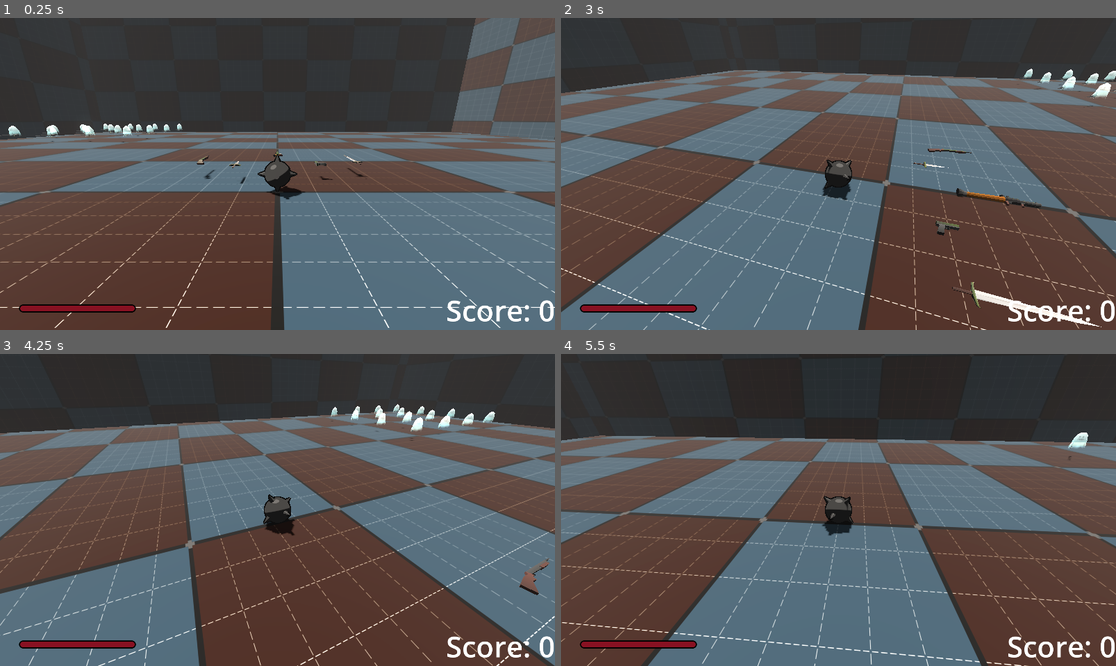
Above: before the commit, frames 1-4 (two rows, left to right).
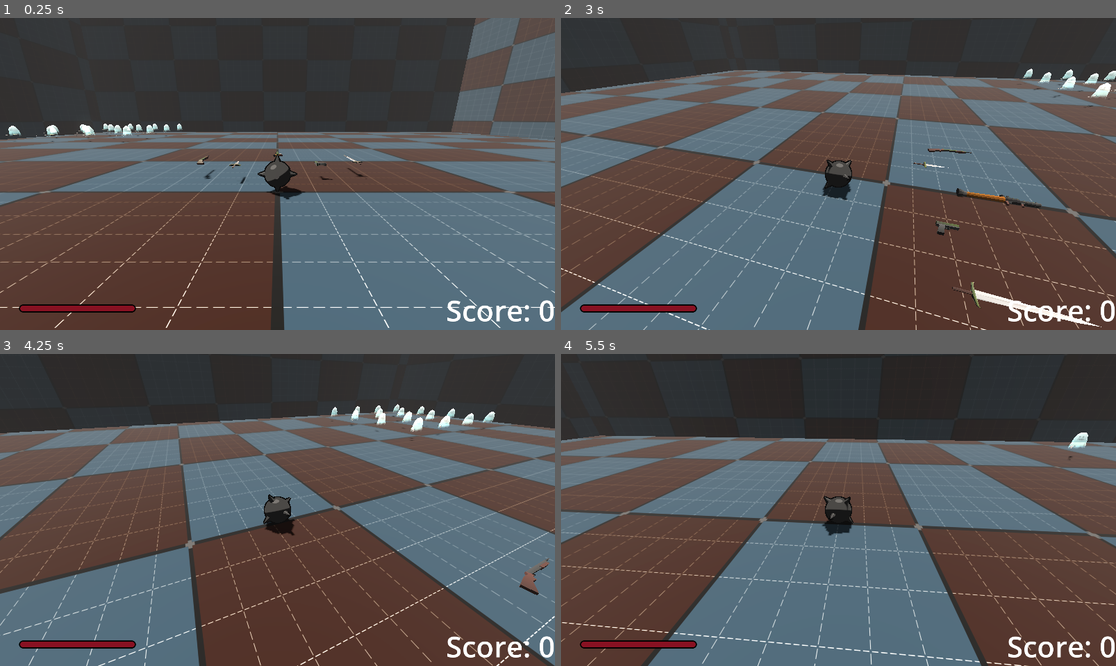
Above: after the commit, the same moments.

Repository: erikringwalters/pirate-jam-16-prototype
Game: Godot game, scene res://scenes/main.tscn
Two runs of this game, one before a commit and one after it. Both use one fixed random seed, a clock stepped at 60 frames per second and the inputs below.
Inputs (mouse positions are in pixels of both pictures, inside the frame that each line leads up to):
- Up to frame 1 (0.25 s): no input
- Up to frame 2 (3 s): tap Enter (restart) every 0.75 s from 0.5 to 2.75 s; move the mouse to (960, 158) at 0.52 s; press the mouse at (960, 158) at 0.53 s; hold D (move_right) 0.53-1.28 s; move the mouse to (810, 174) at 1.27 s; release the mouse at (810, 174) at 1.28 s; hold W (move_up) from 1.28 s (still down); click (810, 174) at 1.35 s; move the mouse to (849, 167) at 2.02 s; press the mouse at (849, 167) at 2.03 s; move the mouse to (832, 180) at 2.77 s; release the mouse at (832, 180) at 2.78 s; click (832, 180) at 2.85 s
- Up to frame 3 (4.25 s): keep holding W (move_up); tap Enter (restart) at 3.5 s; move the mouse to (316, 513) at 3.52 s; press the mouse at (316, 513) at 3.53 s
- Up to frame 4 (5.5 s): keep holding W (move_up); tap Enter (restart) at 4.25 s; move the mouse to (794, 506) at 4.27 s; release the mouse at (794, 506) at 4.28 s; click (794, 506) at 4.35 s; move the mouse to (844, 510) at 5.02 s; press the mouse at (844, 510) at 5.03 s

The runs differ from the first frame. In frame 1, less than 0.1% of the frame differs, in the area x 0-33%, y 35-40%; in frame 2, less than 0.1%; in frame 3, less than 0.1%; in frame 4, less than 0.1%.

Commit message:
player damage indicator

Diff:
--- a/scenes/level/level.tscn
+++ b/scenes/level/level.tscn
@@ -33,6 +33,11 @@
 
 [node name="Player" parent="." instance=ExtResource("5_x4oov")]
 transform = Transform3D(1, 0, 0, 0, 1, 0, 0, 0, 1, 0, 1, 0)
+camera_mouse_sensitivity = 0.25
+camera_stick_sensitivity = 0.5
+camera_stick_mult = 10.0
+move_speed = 16.0
+acceleration = 50.0
 
 [node name="Spawner" type="Node3D" parent="."]
 script = ExtResource("6_ivku7")
--- a/scenes/player/player.tscn
+++ b/scenes/player/player.tscn
@@ -27,11 +27,6 @@
 physics_material_override = ExtResource("1_qhqgy")
 center_of_mass_mode = 1
 script = ExtResource("1_g2els")
-camera_mouse_sensitivity = null
-camera_stick_sensitivity = null
-camera_stick_mult = null
-move_speed = null
-acceleration = null
 
 [node name="RBCollision" type="CollisionShape3D" parent="."]
 shape = SubResource("SphereShape3D_1bvp3")
--- a/scenes/ui/ui.tscn
+++ b/scenes/ui/ui.tscn
@@ -1,8 +1,18 @@
-[gd_scene load_steps=4 format=3 uid="uid://cm2m4cps6lnq"]
+[gd_scene load_steps=6 format=3 uid="uid://cm2m4cps6lnq"]
 
 [ext_resource type="Script" uid="uid://0mpka6bilbyr" path="res://scripts/ui.gd" id="1_u7n8c"]
 [ext_resource type="Texture2D" uid="uid://dxgqlnsjs360h" path="res://assets/vectors/health_bar_empty.svg" id="2_aac20"]
 [ext_resource type="Texture2D" uid="uid://be24yniigfesd" path="res://assets/vectors/health_bar_full.svg" id="3_g5kmx"]
+
+[sub_resource type="Gradient" id="Gradient_aac20"]
+offsets = PackedFloat32Array(0.236264, 1)
+colors = PackedColorArray(0, 0, 0, 0, 0.533333, 0.0666667, 0.133333, 0)
+
+[sub_resource type="GradientTexture2D" id="GradientTexture2D_g5kmx"]
+gradient = SubResource("Gradient_aac20")
+fill = 1
+fill_from = Vector2(0.5, 0.5)
+fill_to = Vector2(1, 1)
 
 [node name="UI" type="Control"]
 process_mode = 3
@@ -31,6 +41,15 @@
 max_value = 1000.0
 texture_under = ExtResource("2_aac20")
 texture_progress = ExtResource("3_g5kmx")
+
+[node name="DamageIndicator" type="TextureRect" parent="."]
+layout_mode = 1
+anchors_preset = 15
+anchor_right = 1.0
+anchor_bottom = 1.0
+grow_horizontal = 2
+grow_vertical = 2
+texture = SubResource("GradientTexture2D_g5kmx")
 
 [node name="BlackScreen" type="ColorRect" parent="."]
 layout_mode = 1
--- a/scenes/weapons/rocket.tscn
+++ b/scenes/weapons/rocket.tscn
@@ -35,3 +35,5 @@
 
 [node name="Anchor" type="Marker3D" parent="."]
 transform = Transform3D(1, 0, 0, 0, -4.37114e-08, -1, 0, 1, -4.37114e-08, 0, -1.2, 5.24537e-08)
+
+[node name="CollisionShape3D" type="CollisionShape3D" parent="."]
--- a/scenes/weapons/sword.tscn
+++ b/scenes/weapons/sword.tscn
@@ -21,7 +21,7 @@
 size = Vector3(0.185, 2.285, 0.08)
 
 [node name="Sword_PickupItem" type="RigidBody3D" groups=["GroundCollision", "Pickup"]]
-transform = Transform3D(1, 0, 0, 0, -4.37114e-08, -1, 0, 1, -4.37114e-08, 0, 0, 0)
+transform = Transform3D(-4.37114e-08, 4.37114e-08, 1, 1, 1.91069e-15, 4.37114e-08, 0, 1, -4.37114e-08, 0, 0, 0)
 collision_layer = 5
 collision_mask = 5
 script = ExtResource("1_3pnln")
--- a/scripts/ui.gd
+++ b/scripts/ui.gd
@@ -5,9 +5,11 @@
 @onready var new_game_label := $BlackScreen/NewGame
 @onready var health_bar := $HealthBar
 @onready var score_label := $Score
+@onready var damage_indicator := $DamageIndicator
 
 var screen_size:Vector2
-var fade_time := 0.5
+var game_over_fade_time := 0.5
+var damage_fade_speed := 0.1
 
 func _ready() -> void:
 	screen_size = get_viewport().get_visible_rect().size
@@ -15,14 +17,16 @@
 	transform_game_over()
 	health_bar.value = GameState.player_health
 
+func _physics_process(_delta: float) -> void:
+	damage_indicator.texture.gradient.colors[1].a = lerp(damage_indicator.texture.gradient.colors[1].a, -0.01, damage_fade_speed)
+
 
 func game_over() -> Tween:
 	GameState.is_game_over = true
 	var tween = get_tree().create_tween()
-	tween.parallel().tween_property(black_screen, "color:a", 0.9, fade_time).set_ease(Tween.EASE_IN_OUT)
-	tween.parallel().tween_property(game_over_label, "theme_override_colors/font_color:a", 1.0, fade_time).set_ease(Tween.EASE_IN_OUT)
-	tween.parallel().tween_property(new_game_label, "theme_override_colors/font_color:a", 1.0, fade_time).set_ease(Tween.EASE_IN_OUT)
-
+	tween.parallel().tween_property(black_screen, "color:a", 0.9, game_over_fade_time).set_ease(Tween.EASE_IN_OUT)
+	tween.parallel().tween_property(game_over_label, "theme_override_colors/font_color:a", 1.0, game_over_fade_time).set_ease(Tween.EASE_IN_OUT)
+	tween.parallel().tween_property(new_game_label, "theme_override_colors/font_color:a", 1.0, game_over_fade_time).set_ease(Tween.EASE_IN_OUT)
 	return tween
 
 func transform_health_bar():
@@ -36,6 +40,10 @@
 
 func _on_health_changed():
 	health_bar.value = GameState.player_health
+	flash_damage()
 
 func update_score():
 	score_label.text = str("Score: ", GameState.score)
+
+func flash_damage():
+	damage_indicator.texture.gradient.colors[1].a = 1.0
